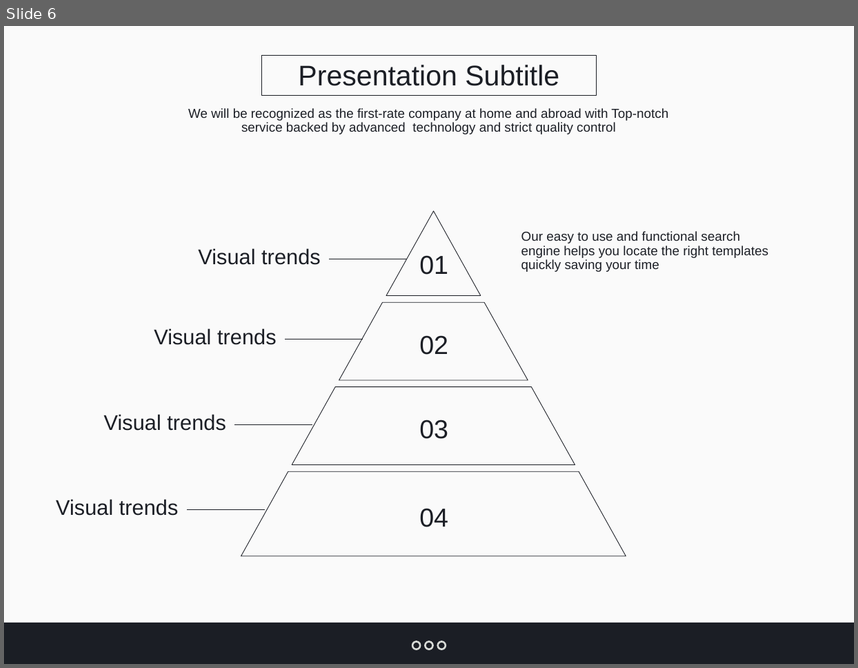
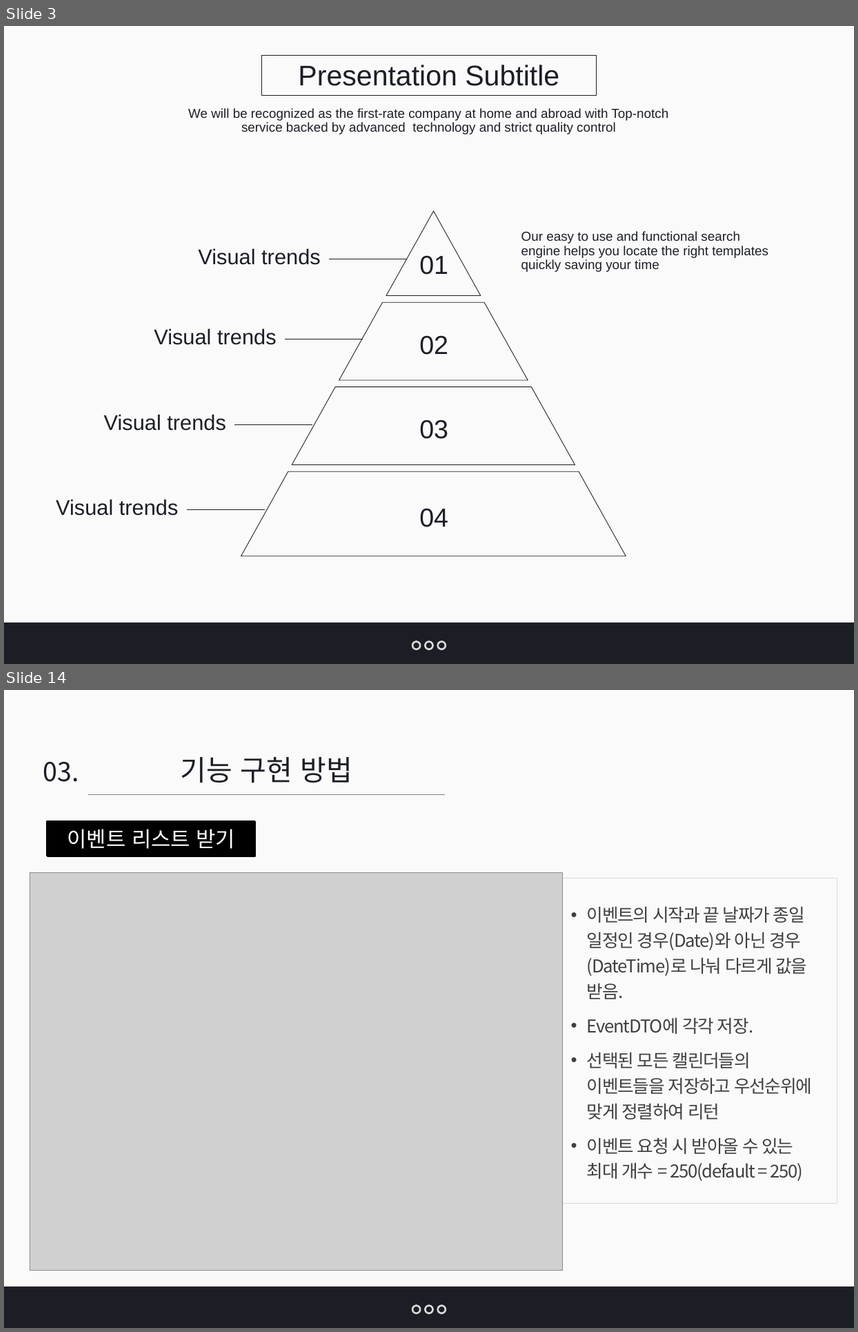
Before and after one commit to jangys/calendarProjectDocument, a slide deck: O0100010.pptx. Shown one above the other, each under a label of ours: slide 6 before the commit, slides 3 and 14 after it; the slides between them are not shown. The pictures are 858x668 and 858x1332 pixels, drawn with LibreOffice and Linux fonts; fonts in the diff are those of the drawing; grey boxes stand for pictures. Boxes give left, top, right and bottom in pixels: in the first picture for what was removed or moved away, otherwise in the second. Text is boxed around its words. In the diff, an @@ line names an element or a change of style, - is before the commit and + after.

```diff
--- a/O0100010.pptx
+++ b/O0100010.pptx
@@ slide 14 added at [4, 690, 854, 1328], background #FFFFFF; not listed: 2 template elements that a slide beside it also shows @@
@@ text added at [43, 762, 79, 782], 22 pt, text #1B1E25 @@
+03.
@@ text added at [181, 757, 353, 783], 24 pt, text #1B1E25 @@
+기능 구현 방법
@@ line added from (88, 795) to (445, 795), #808080 0.75 pt @@
@@ rectangle added at [47, 822, 254, 856], fill #000000, outline #000000 2 pt, 18 pt, text #FFFFFF @@
+이벤트 리스트 받기
@@ picture added at [30, 873, 562, 1270] @@
@@ rectangle added at [554, 874, 562, 881], fill #000000, outline #1A1617 2 pt @@
@@ rectangle added at [557, 878, 837, 1203], outline #D9D9D9 0.5 pt, 15 pt, text #404040 @@
+• 이벤트의 시작과 끝 날짜가 종일 일정인 경우(Date)와 아닌 경우(DateTime)로 나눠 다르게 값을 받음.
+• EventDTO에 각각 저장.
+• 선택된 모든 캘린더들의 이벤트들을 저장하고 우선순위에 맞게 정렬하여 리턴
+• 이벤트 요청 시 받아올 수 있는 최대 개수 = 250(default = 250)
@@ ellipse added at [413, 1305, 421, 1313], fill #1B1E25, outline #D8DBD7 1.5 pt @@
@@ ellipse added at [425, 1305, 432, 1313], fill #1B1E25, outline #D8DBD7 1.5 pt @@
@@ ellipse added at [437, 1305, 445, 1313], fill #1B1E25, outline #D8DBD7 1.5 pt @@
@@ what was slide 6 is now slide 3 @@
```
Also in this commit, not shown: 1 slide changed, 19 other slides added, 3 slides removed, 2 other files.
